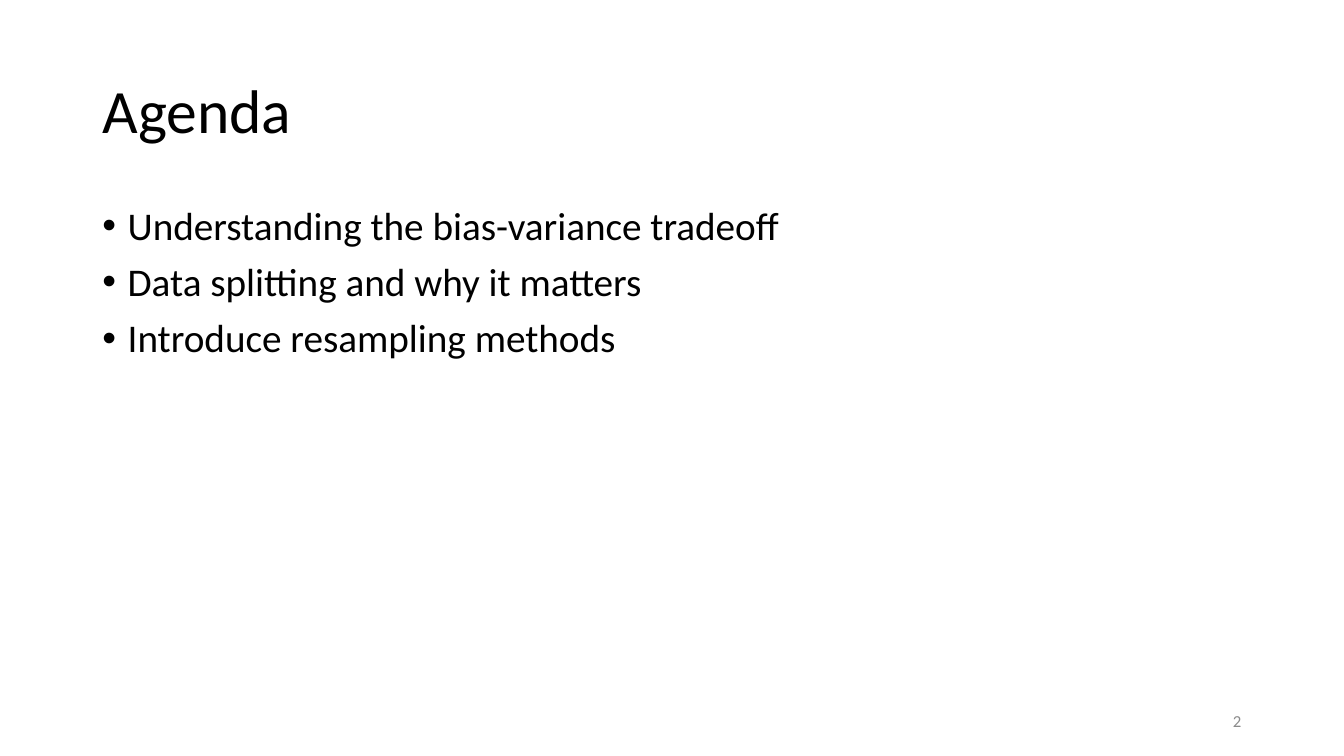
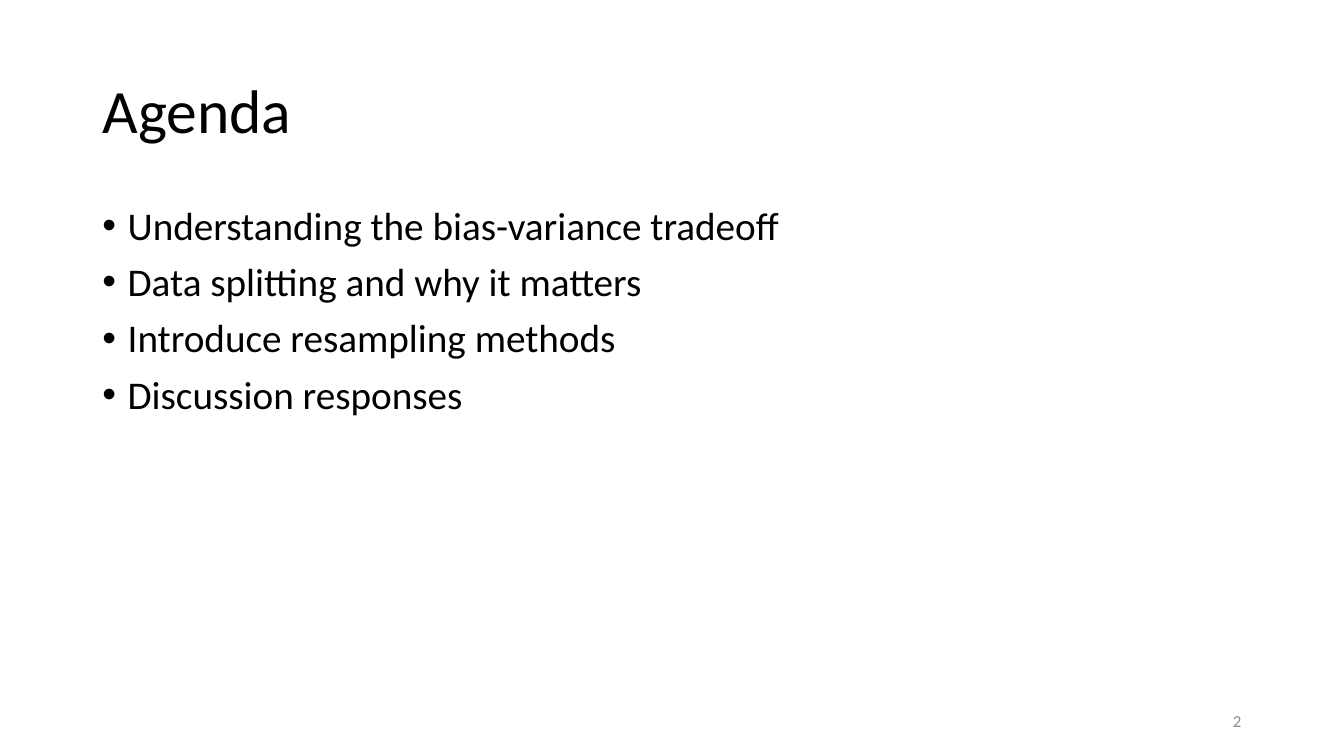
Before and after one commit to karlenaochoa/c4-ml-2020, a slide deck: slide 2 of slides/w2p1-bias-variance-resampling/w2p1.pptx. Drawn at 1344x756 pixels with LibreOffice and Linux fonts; fonts in the diff are those of the drawing. Boxes give left, top, right and bottom in pixels: in the first picture for what was removed or moved away, otherwise in the second. Text is boxed around its words. In the diff, an @@ line names an element or a change of style, - is before the commit and + after.

```diff
--- a/slides/w2p1-bias-variance-resampling/w2p1.pptx
+++ b/slides/w2p1-bias-variance-resampling/w2p1.pptx
@@ text at (128,382,463,416): paragraph added @@
+• Discussion responses
```
Also in this commit, not shown: 8 other slides changed, 1 other file.
